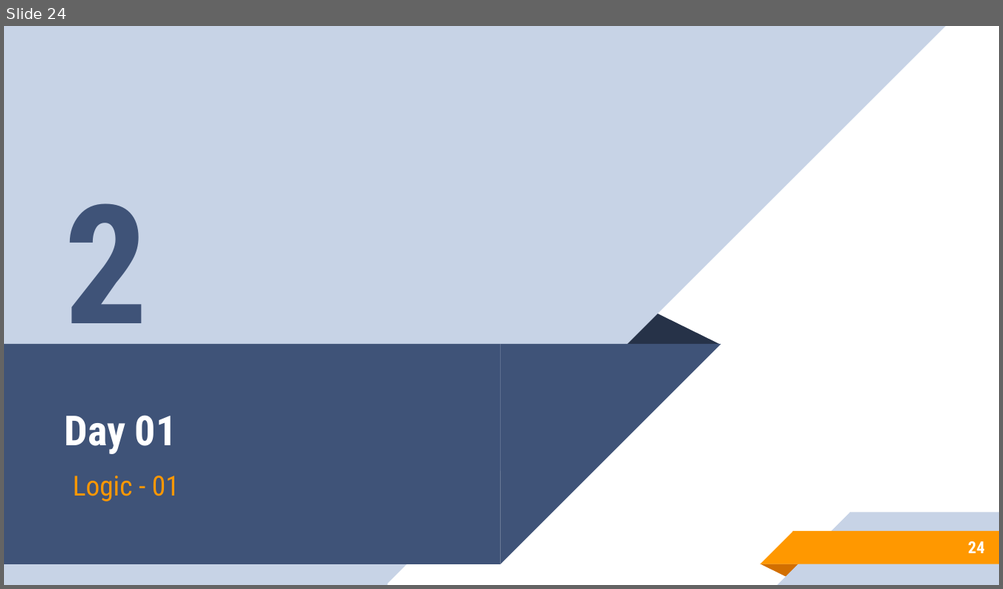
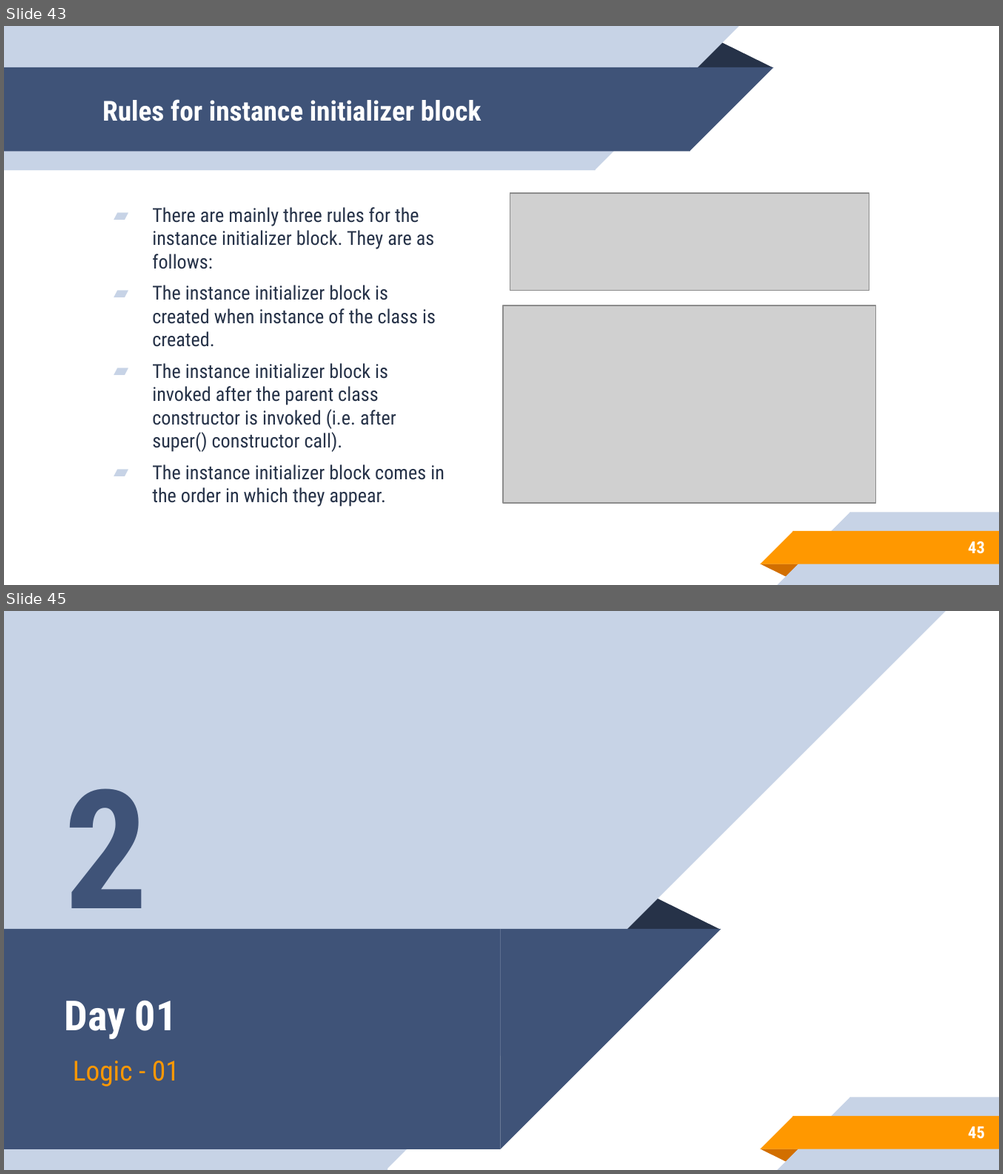
Before and after one commit to aronipurwanto/materi-xa, a slide deck: java/java-logic/Slide-Java-Logic-06.pptx. Shown one above the other, each under a label of ours: slide 24 before the commit, slides 43 and 45 after it; the slides between them are not shown. The pictures are 1003x589 and 1003x1174 pixels, drawn with LibreOffice and Linux fonts; fonts in the diff are those of the drawing; grey boxes stand for pictures. Boxes give left, top, right and bottom in pixels: in the first picture for what was removed or moved away, otherwise in the second. Text is boxed around its words. In the diff, an @@ line names an element or a change of style, - is before the commit and + after.

```diff
--- a/java/java-logic/Slide-Java-Logic-06.pptx
+++ b/java/java-logic/Slide-Java-Logic-06.pptx
@@ slide 43 added at (4,26,999,585), background #FFFFFF; not listed: 5 template elements that a slide beside it also shows @@
@@ group added at (4,26,773,170): 2 rectangles, 2 right triangles, 1 triangle @@
@@ title added at (102,99,481,121), 20 pt, text #FFFFFF, bold @@
+Rules for instance initializer block
@@ picture added at (509,193,868,291) @@
@@ text added at (152,207,444,507), 14 pt, text #263248 @@
+▰ There are mainly three rules for the instance initializer block. They are as follows:
+▰ The instance initializer block is created when instance of the class is created.
+▰ The instance initializer block is invoked after the parent class constructor is invoked (i.e. after super() constructor call).
+▰ The instance initializer block comes in the order in which they appear.
@@ picture added at (502,306,875,503) @@
@@ page number added at (967,542,984,554), 12 pt, text #FFFFFF, bold @@
+43
@@ what was slide 24 is now slide 45 @@
@@ page number at (967,1127,984,1139): text changed @@
-24
+45
```
Also in this commit, not shown: 16 slides changed, 41 other slides added, 19 slides removed, 36 other files.
